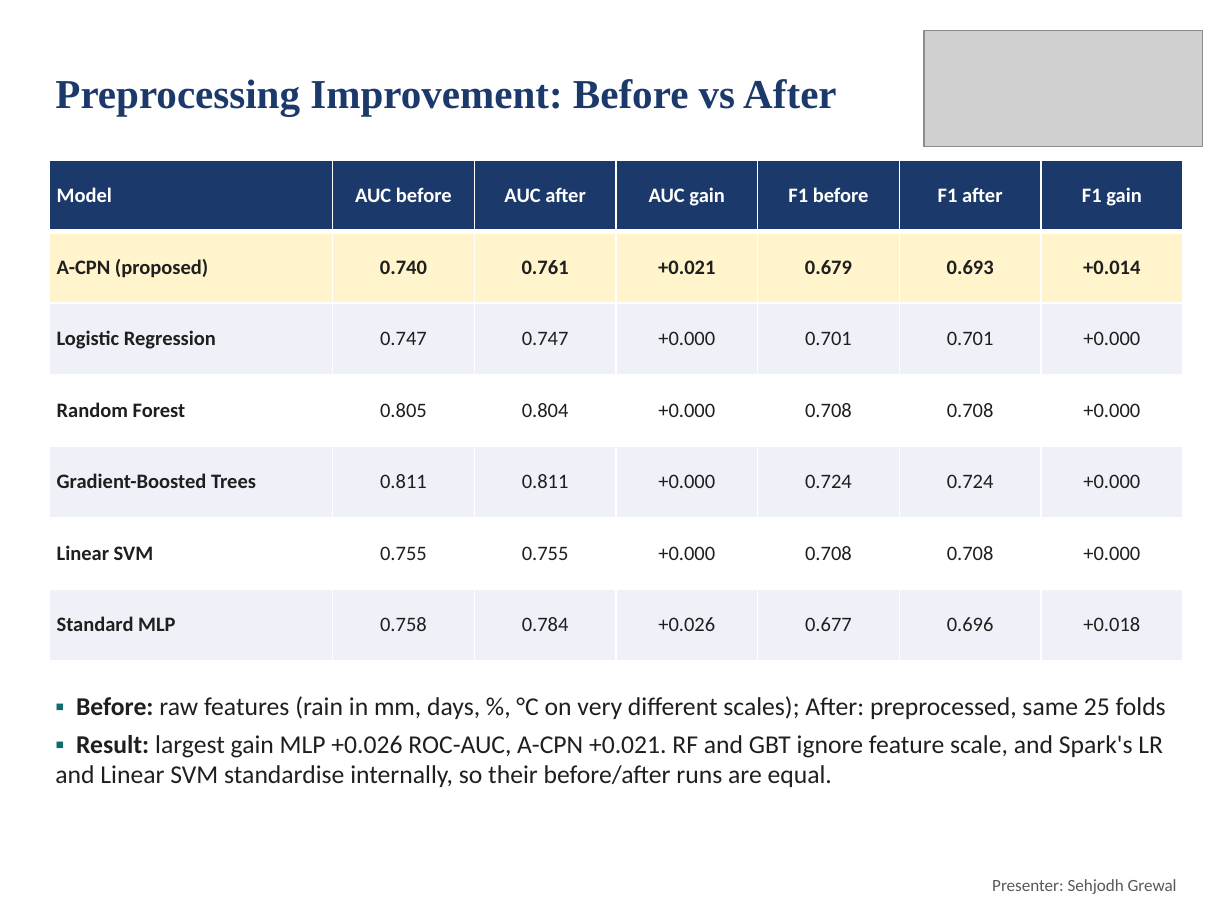
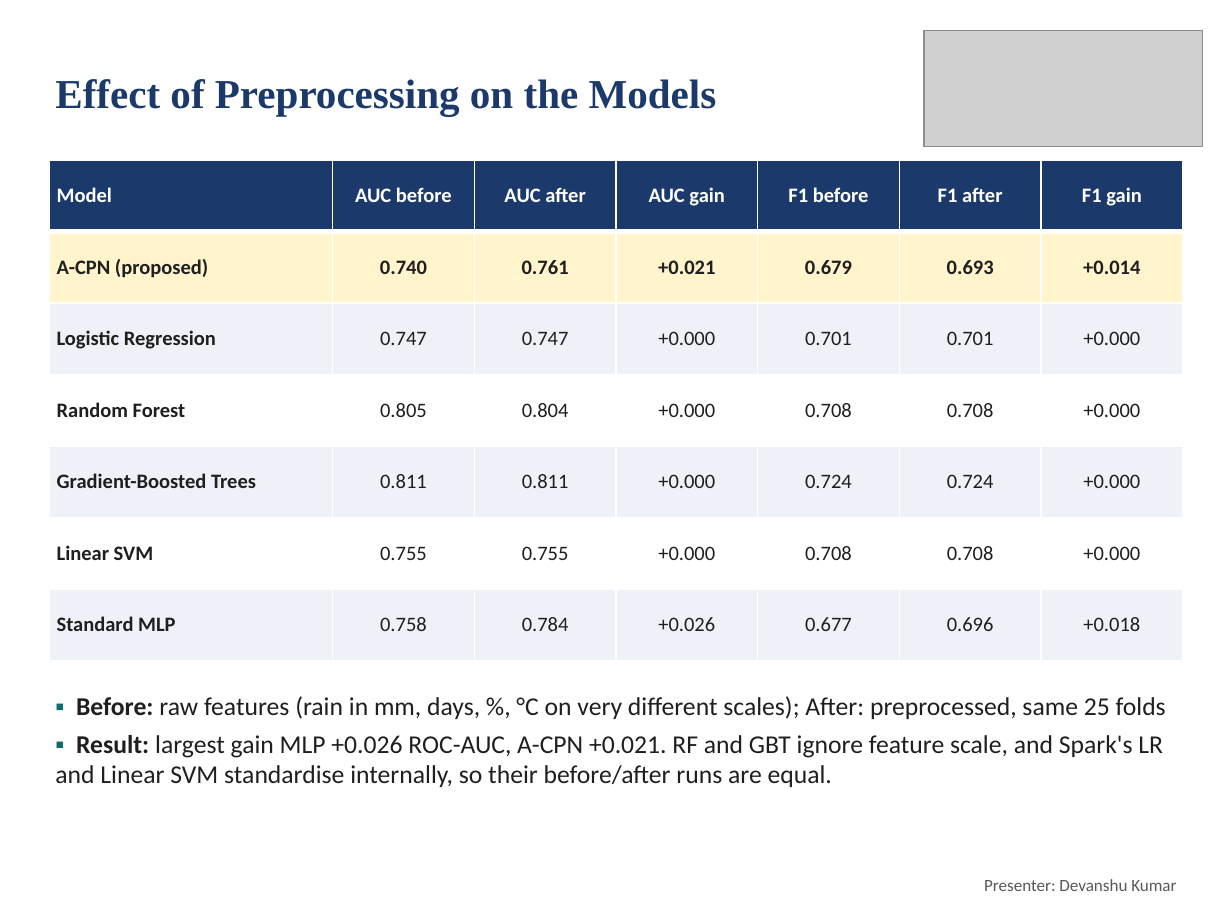
Before and after one commit to deepankarkumar1310/hadoop-ml-algorithm-, a slide deck: slide 14 of docs/Review2_Deck.pptx (slide 12 before the commit). Drawn at 1232x924 pixels with LibreOffice and Linux fonts; fonts in the diff are those of the drawing; grey boxes stand for pictures. Boxes give left, top, right and bottom in pixels: in the first picture for what was removed or moved away, otherwise in the second. Text is boxed around its words. In the diff, an @@ line names an element or a change of style, - is before the commit and + after.

```diff
--- a/docs/Review2_Deck.pptx
+++ b/docs/Review2_Deck.pptx
@@ title at bbox=[55, 79, 717, 116]: text changed @@
-Preprocessing Improvement: Before vs After
+Effect of Preprocessing on the Models
@@ text at bbox=[984, 879, 1176, 891]: text changed @@
-Presenter: Sehjodh Grewal
+Presenter: Devanshu Kumar
```
Also in this commit, not shown: 7 other slides changed, 2 slides added, 6 other files.
